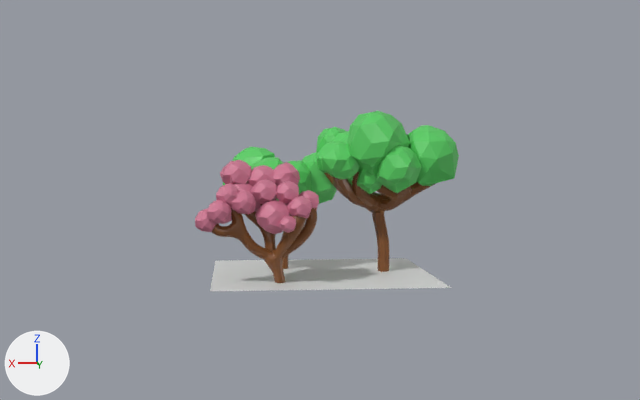
Before and after pictures for a commit that changed the Blender file Apex/Blender/LowPoly Trees/LowpolyTrees.blend.
One viewpoint serves both versions: a 50 mm camera at (4.0, 41.5, 5.9) aimed at (0.0, 0.1, 3.4). Arrows for +X, +Y and +Z are at lower left; the lights stay in place.
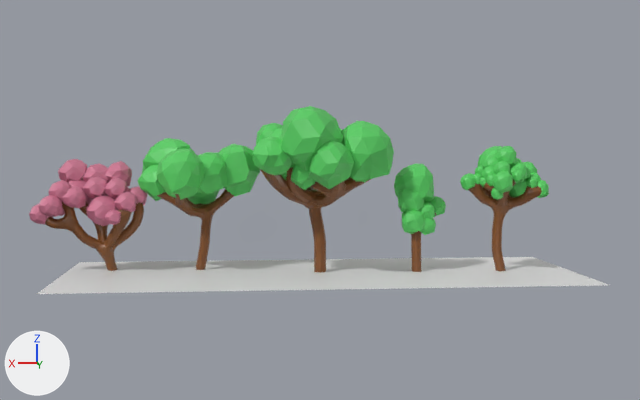
What changed in the scene script:
```text
Change me_plane_001:
    where me_plane_001.from_pydata(...)  # 4 vertices, 1 face; spans x -5.05..5.05, y -5.05..5.05, z 0.0
    used by ob_plane_001; location = (0.0, 0.0, 0.0)
    me_plane_001 part 1
    me_plane_001.vertices[0].co: (-5.05, -5.05, 0.0) -> (-12.0, -5.05, 0.0)  # pixel (405, 258) -> pixel (532, 256)
    me_plane_001.vertices[1].co: (5.05, -5.05, 0.0) -> (12.0, -5.05, 0.0)  # pixel (215, 260) -> pixel (79, 262)
    me_plane_001.vertices[2].co: (-5.05, 5.05, 0.0) -> (-12.0, 5.05, 0.0)  # pixel (451, 287) -> pixel (610, 285)
    me_plane_001.vertices[3].co: (5.05, 5.05, 0.0) -> (12.0, 5.05, 0.0)  # pixel (210, 291) -> pixel (36, 294)
Add me_icosphere_004:
    me_icosphere_004.from_pydata(...)  # 1218 vertices, 2320 faces; spans x -8.26..-4.87, y 1.39..4.14, z -0.74..1.31
    me_icosphere_004.materials.append(mat_material_001)  # green #58cf63
Add me_plane_005:
    me_plane_005.from_pydata(...)  # 40 vertices, 0 faces, 39 loose edges; spans x -8.31..-4.83, y -1.35..1.31, z 0.2..5.3
    me_plane_005.materials.append(mat_material)  # brown #814f26
Add me_icosphere_001:
    me_icosphere_001.from_pydata(...)  # 336 vertices, 640 faces; spans x -3.98..-1.88, y 1.39..3.18, z -2.0..0.74
    me_icosphere_001.materials.append(mat_material_001)  # green #58cf63
Add me_plane_002:
    me_plane_002.from_pydata([(-0.97, -1.34, 0.4), (-0.95, -1.4, 2.76), (-0.94, -1.45, 3.77), (-0.93, -1.48, 4.58), (-0.97, -1.33, 0.34), (-1.48, -1.71, 2.98), (-2.07, -2.06, 3.27), (-2.18, -2.16, 3.51)], [(0, 1), (1, 2), (2, 3), (4, 0), (1, 5), (5, 6), (6, 7)], [])
    me_plane_002.materials.append(mat_material)  # brown #814f26
Change ob_plane:
    ob_plane.location: (-2.24, -0.24, -0.31) -> (0.81, -0.24, -0.11)
Change ob_icosphere:
    ob_icosphere.location: (-2.83, -4.45, 4.41) -> (0.22, -4.45, 4.61)
Change ob_plane_003:
    ob_plane_003.location: (2.41, -1.86, -0.44) -> (6.46, -1.86, -0.03)
Change ob_icosphere_002:
    ob_icosphere_002.location: (4.05, -4.89, 3.39) -> (8.1, -4.89, 3.8)
Change ob_plane_002:
    ob_plane_002.location: (1.56, 0.69, 0.0) -> (9.41, -3.97, 0.0)
Change ob_icosphere_001:
    ob_icosphere_001.location: (-1.27, -3.76, 4.41) -> (6.58, -8.42, 4.41)
Add ob_icosphere_004:
    ob_icosphere_004 = bpy.data.objects.new('Icosphere.004', me_icosphere_004)
    ob_icosphere_004.location = (-0.66, -3.2, 4.36)
    ob_icosphere_004.scale = (1.23, 1.23, 1.23)
Add ob_plane_005:
    ob_plane_005 = bpy.data.objects.new('Plane.005', me_plane_005)
    ob_plane_005.location = (-2.15, 0.0, -0.24)
    _m = ob_plane_005.modifiers.new('Skin', 'SKIN')
    _m = ob_plane_005.modifiers.new('Subdivision', 'SUBSURF')
Add ob_icosphere_003:
    ob_icosphere_003 = bpy.data.objects.new('Icosphere.003', me_icosphere_001)
    ob_icosphere_003.location = (-1.26, -3.2, 4.21)
    ob_icosphere_003.scale = (1.23, 1.23, 1.23)
Add ob_plane_004:
    ob_plane_004 = bpy.data.objects.new('Plane.004', me_plane_002)
    ob_plane_004.location = (-3.63, 1.25, -0.4)
    _m = ob_plane_004.modifiers.new('Skin', 'SKIN')
    _m = ob_plane_004.modifiers.new('Subdivision', 'SUBSURF')
```

Location of each change, [x1, y1, x2, y2] in pixels of the pictures (640 x 400 px):
'Plane.001', reshaped (137% wider, 12% taller)
    before: [210, 258, 451, 291]
    after: [37, 257, 609, 294]
'Icosphere', moved
    before: [316, 111, 459, 194]
    after: [252, 106, 394, 190]
'Icosphere.001', moved
    before: [195, 160, 319, 234]
    after: [29, 159, 147, 226]
'Icosphere.002', moved
    before: [223, 147, 337, 204]
    after: [138, 138, 260, 205]
'Plane.002', moved
    before: [212, 181, 317, 283]
    after: [45, 178, 144, 271]
'Plane', moved
    before: [325, 172, 435, 272]
    after: [260, 167, 371, 272]
'Icosphere.004', added (green)
    after: [460, 146, 549, 200]
'Icosphere.003', added (green)
    after: [394, 164, 446, 235]
'Plane.005', added (brown)
    after: [468, 180, 542, 271]
'Plane.003', moved
    before: [281, 231, 289, 269]
    after: [157, 189, 234, 270]
'Plane.004', added
    after: [411, 213, 436, 272]
